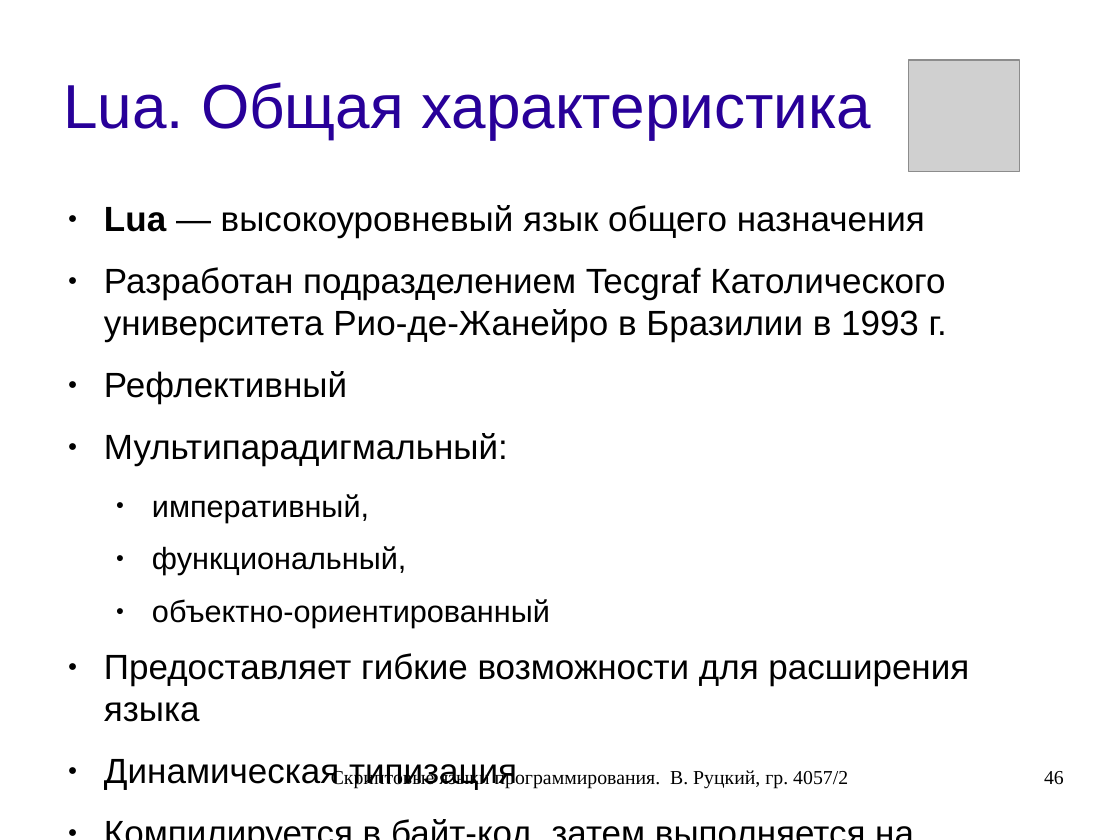
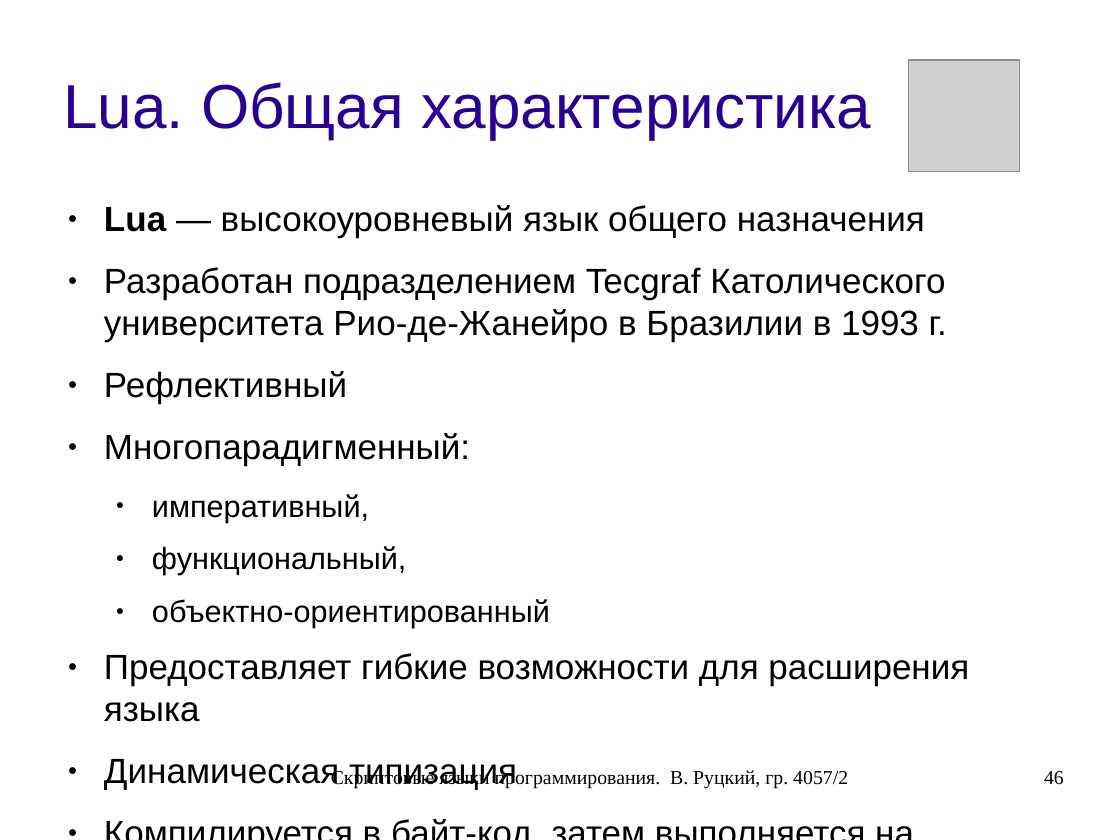
Before and after one commit to rutsky/semester07, a slide deck: slide 46 of Operation_systems/scripting_languages/40572_Rutsky_Scripting_languages.odp. Drawn at 1120x840 pixels with LibreOffice and Linux fonts; fonts in the diff are those of the drawing; grey boxes stand for pictures. Boxes give left, top, right and bottom in pixels: in the first picture for what was removed or moved away, otherwise in the second. Text is boxed around its words. In the diff, an @@ line names an element or a change of style, - is before the commit and + after.

```diff
--- a/Operation_systems/scripting_languages/40572_Rutsky_Scripting_languages.odp
+++ b/Operation_systems/scripting_languages/40572_Rutsky_Scripting_languages.odp
@@ text at (x1=104, y1=433, x2=470, y2=466): text changed @@
-● Мультипарадигмальный:
+● Многопарадигменный:
```
Also in this commit, not shown: 4 other slides changed.
